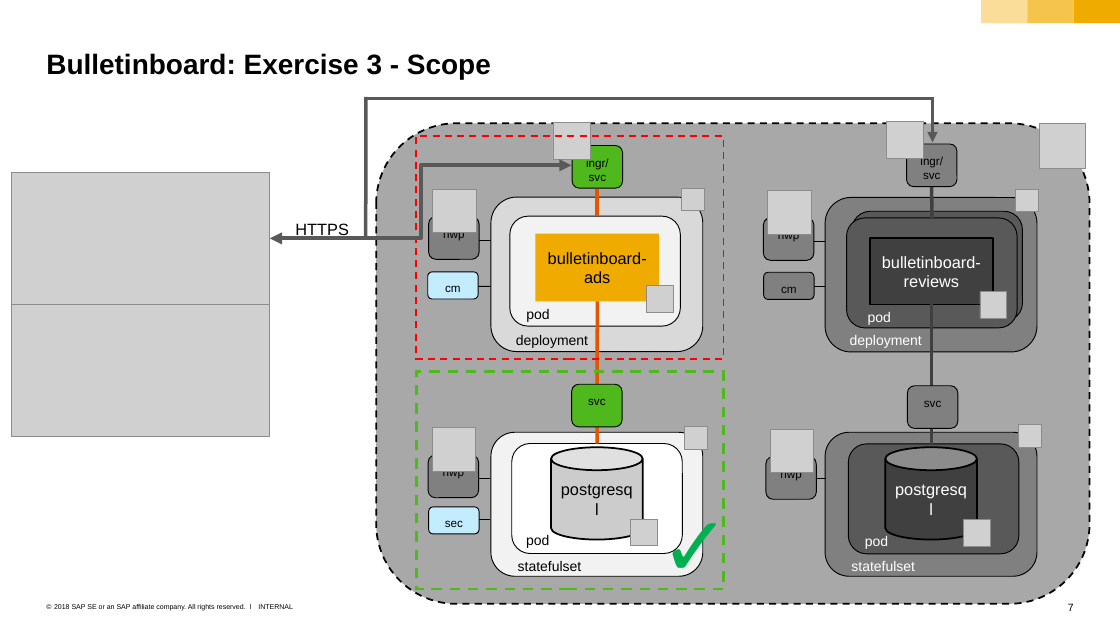
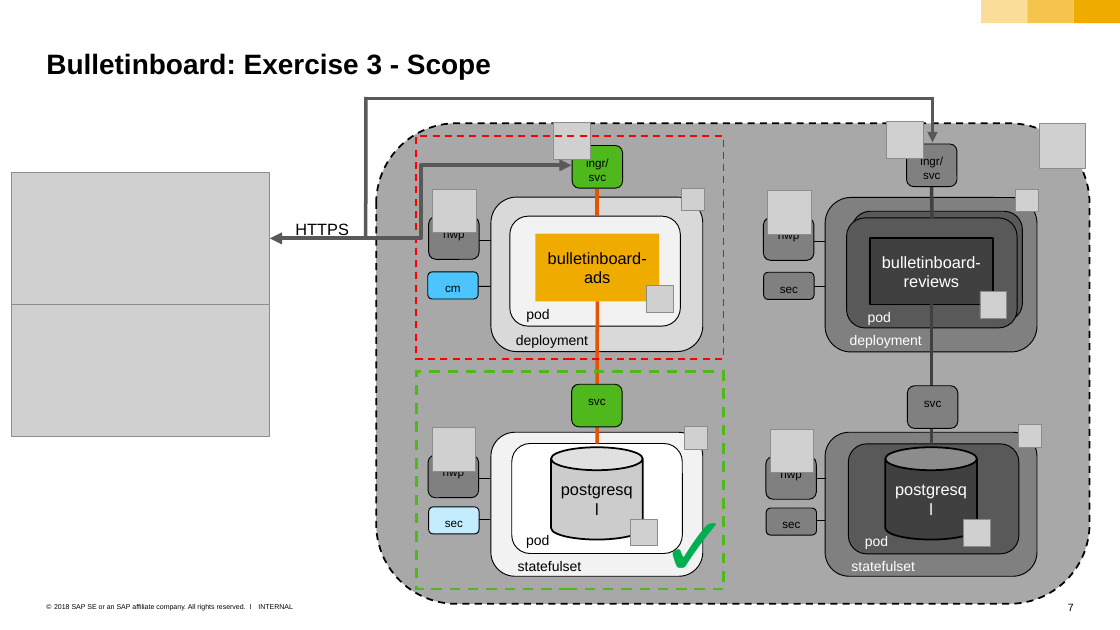
Before and after one commit to cuijiyao01/docker-k8s-training, a slide deck: slide 7 of sample-app/bulletinboard-in-k8s_exercises.pptx. Drawn at 1120x630 pixels with LibreOffice and Linux fonts; fonts in the diff are those of the drawing; grey boxes stand for pictures; background and template pictures are left out. Boxes give left, top, right and bottom in pixels: in the first picture for what was removed or moved away, otherwise in the second. Text is boxed around its words. In the diff, an @@ line names an element or a change of style, - is before the commit and + after.

```diff
--- a/sample-app/bulletinboard-in-k8s_exercises.pptx
+++ b/sample-app/bulletinboard-in-k8s_exercises.pptx
@@ rounded rectangle "cm" at bbox=[427, 272, 478, 299]: fill #C3ECFF to #4CC5FF @@
@@ text in rounded rectangle at bbox=[780, 287, 798, 293]: text changed @@
-cm
+sec
@@ rounded rectangle added at bbox=[766, 508, 816, 535], fill #808080, outline #000000 0.79 pt, 10 pt, text #000000 @@
+sec
@@ line added from (816, 521) to (825, 521), #000000 0.75 pt @@
```
Also in this commit, not shown: 3 other slides changed, 14 other files.
